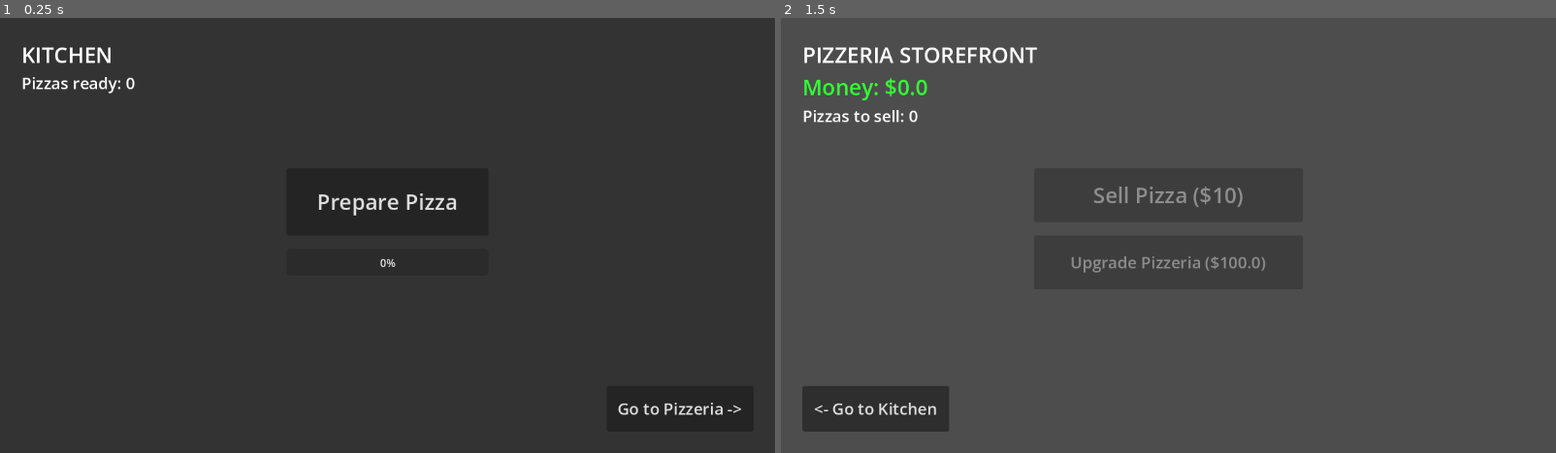
Above: before the commit, frames 1-2 (left to right).
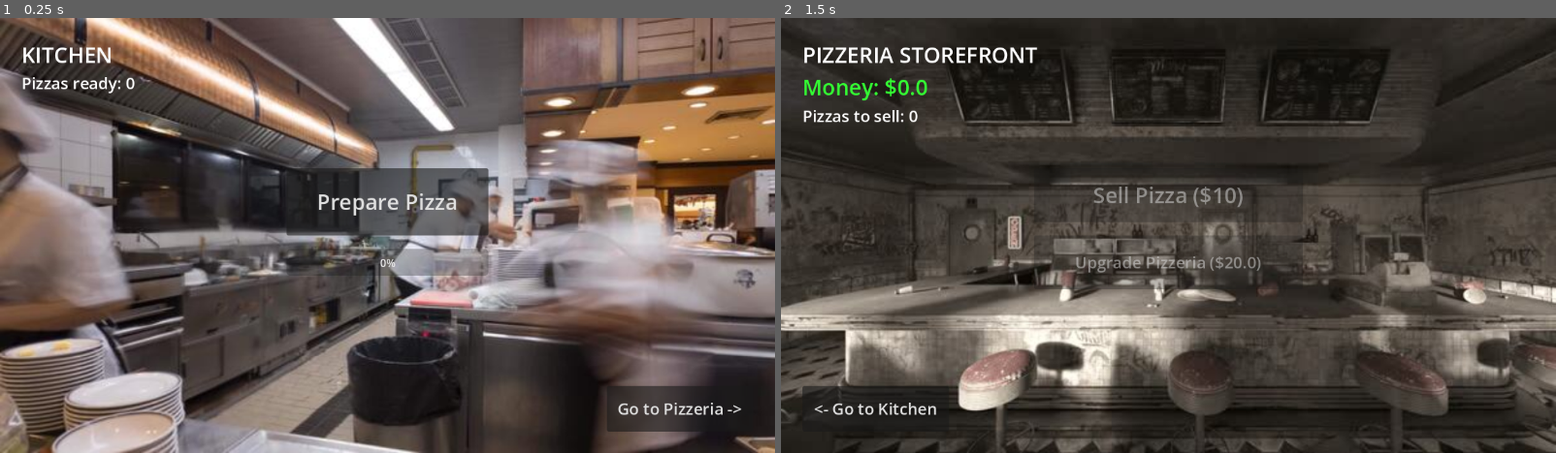
Above: after the commit, the same moments.

Repository: Rattleface05/PizzaTycoon
Game: Godot game, scene res://Kitchen.tscn
Two runs of this game, one before a commit and one after it. Both use one fixed random seed, a clock stepped at 60 frames per second and the inputs below.
Inputs:
- Up to frame 1 (0.25 s): no input
- Up to frame 2 (1.5 s): click "Go to Pizzeria ->" at 0.5 s; tap Enter at 1.25 s

The runs differ from the first frame. In frame 1, 76% of the frame differs, in the area x 0-100%, y 0-100%; in frame 2, 72%.

Commit message:
Add and configure backgrounds for Kitchen and Pizzeria based on levels

Diff:
--- a/Kitchen.tscn
+++ b/Kitchen.tscn
@@ -1,6 +1,7 @@
-[gd_scene load_steps=2 format=3 uid="uid://cfvq2vq1"]
+[gd_scene load_steps=3 format=3 uid="uid://cfvq2vq1"]
 
 [ext_resource type="Script" path="res://Kitchen.gd" id="1_1"]
+[ext_resource type="Texture2D" uid="uid://caxc2osiuj888" path="res://textures/backgrounds/kitchen.jpg" id="2_bg"]
 
 [node name="Kitchen" type="Control"]
 layout_mode = 3
@@ -11,14 +12,15 @@
 grow_vertical = 2
 script = ExtResource("1_1")
 
-[node name="ColorRect" type="ColorRect" parent="."]
+[node name="Background" type="TextureRect" parent="."]
 layout_mode = 1
 anchors_preset = 15
 anchor_right = 1.0
 anchor_bottom = 1.0
 grow_horizontal = 2
 grow_vertical = 2
-color = Color(0.2, 0.2, 0.2, 1)
+texture = ExtResource("2_bg")
+expand_mode = 1
 
 [node name="Label" type="Label" parent="."]
 layout_mode = 0
--- a/Pizzeria.gd
+++ b/Pizzeria.gd
@@ -1,6 +1,6 @@
 extends Control
 
-@onready var background = $ColorRect
+@onready var background = $Background
 @onready var money_label = $HUD/MoneyLabel
 @onready var pizzas_label = $HUD/PizzasLabel
 @onready var sell_button = $VBoxContainer/SellButton
@@ -8,11 +8,12 @@
 @onready var to_kitchen_button = $ToKitchenButton
 
 const PIZZA_PRICE = 10.0
-const UPGRADE_PRICES = [100.0, 500.0]
-const LEVEL_COLORS = [
-	Color(0.3, 0.3, 0.3, 1), # Level 0: Dull gray
-	Color(0.6, 0.5, 0.4, 1), # Level 1: Wood-like
-	Color(0.2, 0.6, 0.8, 1)  # Level 2: Bright Blue
+const UPGRADE_PRICES = [20.0, 100.0, 500.0]
+var LEVEL_TEXTURES = [
+	preload("res://textures/backgrounds/tables_poor.jpg"),
+	preload("res://textures/backgrounds/tables_normal.jpg"),
+	preload("res://textures/backgrounds/tables_fancy.jpg"),
+	preload("res://textures/backgrounds/tables_extravagant.jpg")
 ]
 
 var FloatingTextScene = preload("res://FloatingText.tscn")
@@ -57,8 +58,9 @@
 
 func _on_level_changed(level):
 	# Update visual background
-	if level < LEVEL_COLORS.size():
-		background.color = LEVEL_COLORS[level]
+	if level < LEVEL_TEXTURES.size():
+		background.texture = LEVEL_TEXTURES[level]
+		background.modulate = Color(1, 1, 1, 1)
 	_update_buttons()
 
 func _update_buttons():
--- a/Pizzeria.tscn
+++ b/Pizzeria.tscn
@@ -1,6 +1,7 @@
-[gd_scene load_steps=2 format=3 uid="uid://dpvxvq2vq1"]
+[gd_scene load_steps=3 format=3 uid="uid://dpvxvq2vq1"]
 
 [ext_resource type="Script" path="res://Pizzeria.gd" id="1_2"]
+[ext_resource type="Texture2D" uid="uid://dmfs7tepythrs" path="res://textures/backgrounds/tables.jpg" id="2_bg"]
 
 [node name="Pizzeria" type="Control"]
 layout_mode = 3
@@ -11,14 +12,15 @@
 grow_vertical = 2
 script = ExtResource("1_2")
 
-[node name="ColorRect" type="ColorRect" parent="."]
+[node name="Background" type="TextureRect" parent="."]
 layout_mode = 1
 anchors_preset = 15
 anchor_right = 1.0
 anchor_bottom = 1.0
 grow_horizontal = 2
 grow_vertical = 2
-color = Color(0.3, 0.3, 0.3, 1)
+texture = ExtResource("2_bg")
+expand_mode = 1
 
 [node name="Label" type="Label" parent="."]
 layout_mode = 0
Binary file added: textures/backgrounds/kitchen.jpg
Binary file added: textures/backgrounds/tables_extravagant.jpg
Binary file added: textures/backgrounds/tables_fancy.jpg
Binary file added: textures/backgrounds/tables_normal.jpg
Binary file added: textures/backgrounds/tables_poor.jpg
Not shown, changed: .gitignore
